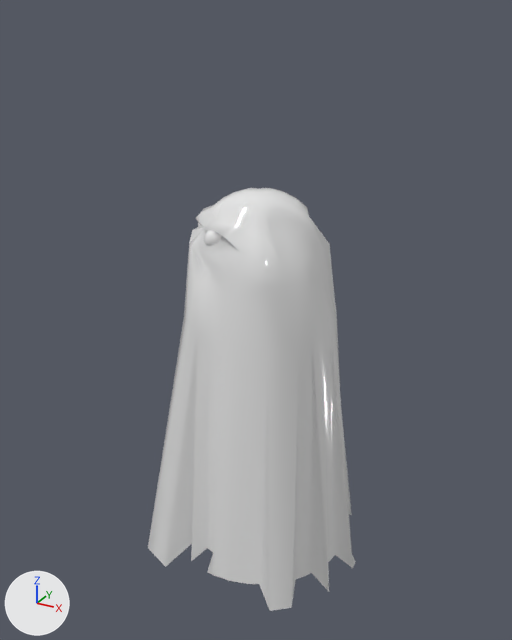
What one commit did to the FBX model Ressources/Assets/ghost.fbx.
Before and after are seen from a camera (50 mm lens) standing at (0.0329, -0.0607, 0.0266) and looking at (-0.0023, 0.0032, -0.0053). The axes (+X, +Y, +Z) are drawn at lower left. The lights are the same throughout.
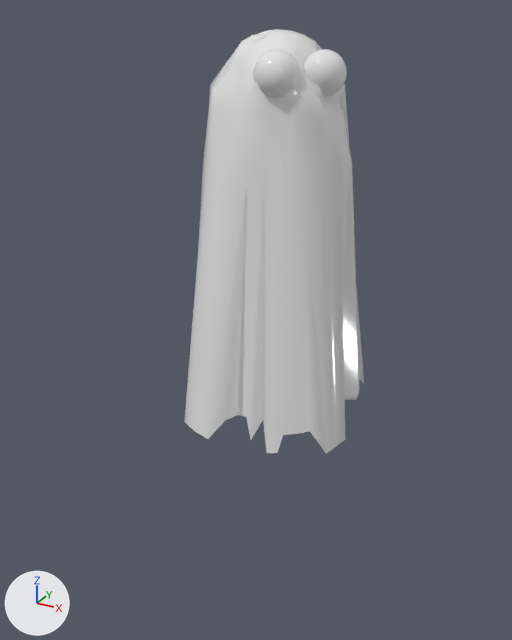
What changed in the scene script:
```text
Change me_sphere:
    where me_sphere.from_pydata(...)  # 1309 vertices, 1416 faces; spans x -1.19..1.22, y -1.04..1.04, z -3.21..1.04
    used by ob_sphere; location = (0.0, 0.0, 0.0); scale = (0.01, 0.01, 0.01)
    me_sphere part 1: the loose piece of 482 vertices spanning x -0.64..-0.43, y -0.23..-0.02, z 0.54..0.75 is multiplied about its middle by the matrix ((2.126, 0.298, 0.109), (-0.31, 2.108, 0.288), (-0.067, -0.301, 2.128))
    me_sphere part 2: the loose piece of 482 vertices spanning x -0.32..-0.13, y -0.61..-0.42, z 0.54..0.73 is multiplied about its middle by the matrix ((2.332, -0.335, 0.26), (0.345, 2.344, -0.07), (-0.247, 0.107, 2.355)), then moved by (-0.04, -0.01, 0.01)
Change ob_sphere:
    ob_sphere.location: (0.0, 0.0, 0.0) -> (-0.0023, 0.0082, 0.0143)
    ob_sphere.rotation_euler: (0.0, 0.0, 0.0) -> (0.0, 0.0, 1.779)  # degrees (0, 0, 0) -> degrees (0, 0, 102)
```

Pixel boxes (x1, y1, x2, y2) of what changed, in the pictures (512 x 640 px; the box of a moved part takes in the faces that stretch with it):
'Sphere', reshaped, moved, turned: before (148, 188, 356, 611); after (184, 29, 364, 454)
part 1 of me_sphere, moved or reshaped (not visible before): after (253, 50, 300, 98)
part 2 of me_sphere, moved or reshaped: before (204, 230, 222, 246); after (304, 49, 347, 96)
